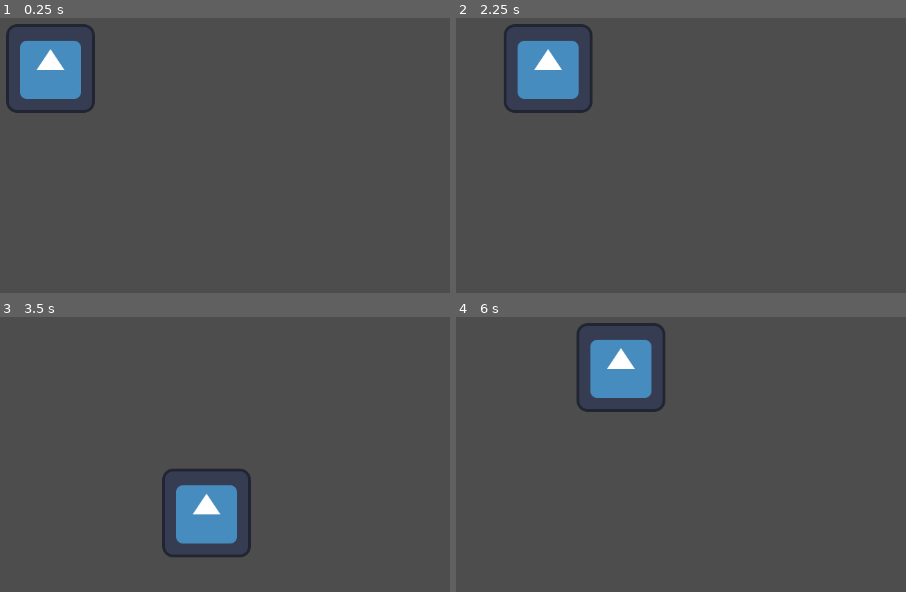
Above: before the commit, frames 1-4 (two rows, left to right).
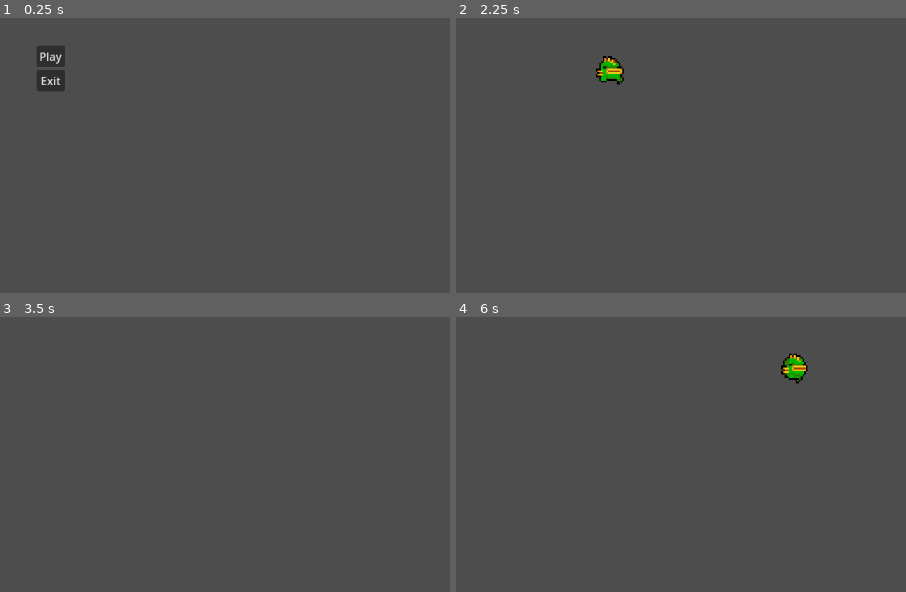
Above: after the commit, the same moments.

Repository: Tuzapeno/nuclear-throne-copy
Game: Godot game, scene res://Scenes/main_menu.tscn
The game is run twice, just before and just after one commit, with the same random seed, the same clock (stepped at 60 frames per second) and the same inputs. Before the commit the project starts from res://Scenes/world.tscn. The engine's default icon, where the game draws it, is replaced by a stand-in: a white triangle on a blue panel in a dark square.
Inputs (mouse positions are in pixels of both pictures, inside the frame that each line leads up to):
- Up to frame 1 (0.25 s): no input
- Up to frame 2 (2.25 s): click (505, 56) at 0.5 s, where only the run after the commit has a clickable "Play"; click (505, 67) at 1.27 s; hold D (move_right) from 2.03 s (still down)
- Up to frame 3 (3.5 s): release D (move_right) at 2.78 s; hold S (move_down) from 2.78 s (still down)
- Up to frame 4 (6 s): release S (move_down) at 3.53 s; hold D (move_right) 3.53-4.28 s; hold W (move_up) 4.28-5.03 s; hold A (move_left) from 5.03 s (still down)

The runs differ from the first frame. In frame 1, 3.6% of the frame differs, in the area x 1-22%, y 2-35%; in frame 2, 4.1%, in the area x 10-38%, y 2-35%; in frame 3, 3.7%; in frame 4, 4.1%.

Commit message:
feat: :sparkles: Animate player character
Created animation handling inside player's code

Diff:
--- a/Scenes/character_selection.tscn
+++ b/Scenes/character_selection.tscn
@@ -1,7 +1,7 @@
 [gd_scene load_steps=3 format=3 uid="uid://birpcumdpahyo"]
 
 [ext_resource type="Script" path="res://Scripts/character_selection.gd" id="1_l6afl"]
-[ext_resource type="Texture2D" uid="uid://b2w60oedcchqe" path="res://Assets/fish_portrait.png" id="1_o1pey"]
+[ext_resource type="Texture2D" uid="uid://b2w60oedcchqe" path="res://Assets/Fish/fish_portrait.png" id="1_o1pey"]
 
 [node name="CharacterSelection" type="Control"]
 layout_mode = 3
--- a/Scenes/player.tscn
+++ b/Scenes/player.tscn
@@ -1,10 +1,97 @@
-[gd_scene load_steps=3 format=3 uid="uid://c3aj8ax6x1vqi"]
+[gd_scene load_steps=15 format=3 uid="uid://c3aj8ax6x1vqi"]
 
 [ext_resource type="Script" path="res://Scripts/player.gd" id="1_armlr"]
-[ext_resource type="Texture2D" uid="uid://cuoc22uevf21j" path="res://Assets/icon.svg" id="2_vaflx"]
+[ext_resource type="Texture2D" uid="uid://cvbji1g5m7w87" path="res://Assets/Fish/fish_spritesheet_idle.png" id="2_yci6p"]
+[ext_resource type="Texture2D" uid="uid://dgfmp2lrysnba" path="res://Assets/Fish/fish_spritesheet_walk.png" id="3_qrwpj"]
+
+[sub_resource type="AtlasTexture" id="AtlasTexture_3yhv6"]
+atlas = ExtResource("2_yci6p")
+region = Rect2(1, 0, 23, 21)
+
+[sub_resource type="AtlasTexture" id="AtlasTexture_f7jci"]
+atlas = ExtResource("2_yci6p")
+region = Rect2(29, 0, 23, 21)
+
+[sub_resource type="AtlasTexture" id="AtlasTexture_s8qx2"]
+atlas = ExtResource("2_yci6p")
+region = Rect2(57, 0, 23, 21)
+
+[sub_resource type="AtlasTexture" id="AtlasTexture_28wdh"]
+atlas = ExtResource("2_yci6p")
+region = Rect2(85, 0, 23, 21)
+
+[sub_resource type="AtlasTexture" id="AtlasTexture_1o34g"]
+atlas = ExtResource("3_qrwpj")
+region = Rect2(0, 0, 28, 24)
+
+[sub_resource type="AtlasTexture" id="AtlasTexture_ki33o"]
+atlas = ExtResource("3_qrwpj")
+region = Rect2(28, 0, 28, 24)
+
+[sub_resource type="AtlasTexture" id="AtlasTexture_c0qys"]
+atlas = ExtResource("3_qrwpj")
+region = Rect2(56, 0, 28, 24)
+
+[sub_resource type="AtlasTexture" id="AtlasTexture_ck4t4"]
+atlas = ExtResource("3_qrwpj")
+region = Rect2(84, 0, 28, 24)
+
+[sub_resource type="AtlasTexture" id="AtlasTexture_yjt3v"]
+atlas = ExtResource("3_qrwpj")
+region = Rect2(112, 0, 28, 24)
+
+[sub_resource type="AtlasTexture" id="AtlasTexture_380fe"]
+atlas = ExtResource("3_qrwpj")
+region = Rect2(140, 0, 28, 24)
+
+[sub_resource type="SpriteFrames" id="SpriteFrames_s1frk"]
+animations = [{
+"frames": [{
+"duration": 1.0,
+"texture": SubResource("AtlasTexture_3yhv6")
+}, {
+"duration": 1.0,
+"texture": SubResource("AtlasTexture_f7jci")
+}, {
+"duration": 1.0,
+"texture": SubResource("AtlasTexture_s8qx2")
+}, {
+"duration": 1.0,
+"texture": SubResource("AtlasTexture_28wdh")
+}],
+"loop": true,
+"name": &"idle",
+"speed": 10.0
+}, {
+"frames": [{
+"duration": 1.0,
+"texture": SubResource("AtlasTexture_1o34g")
+}, {
+"duration": 1.0,
+"texture": SubResource("AtlasTexture_ki33o")
+}, {
+"duration": 1.0,
+"texture": SubResource("AtlasTexture_c0qys")
+}, {
+"duration": 1.0,
+"texture": SubResource("AtlasTexture_ck4t4")
+}, {
+"duration": 1.0,
+"texture": SubResource("AtlasTexture_yjt3v")
+}, {
+"duration": 1.0,
+"texture": SubResource("AtlasTexture_380fe")
+}],
+"loop": true,
+"name": &"walk",
+"speed": 10.0
+}]
 
 [node name="Player" type="CharacterBody2D"]
 script = ExtResource("1_armlr")
 
-[node name="Sprite2D" type="Sprite2D" parent="."]
-texture = ExtResource("2_vaflx")
+[node name="AnimatedSprite2D" type="AnimatedSprite2D" parent="."]
+sprite_frames = SubResource("SpriteFrames_s1frk")
+animation = &"walk"
+frame = 3
+frame_progress = 0.667524
--- a/Scenes/world.tscn
+++ b/Scenes/world.tscn
@@ -7,3 +7,4 @@
 [node name="Player" parent="." instance=ExtResource("1_dl60n")]
 
 [node name="Camera2D" type="Camera2D" parent="."]
+zoom = Vector2(2.525, 2.525)
--- a/Scripts/character_selection.gd
+++ b/Scripts/character_selection.gd
@@ -1,5 +1,6 @@
 extends Control
 
+@onready var worldScene: PackedScene = preload("res://Scenes/world.tscn")
 
 # Called when the node enters the scene tree for the first time.
 func _ready() -> void:
@@ -13,3 +14,4 @@
 
 func _on_fish_button_pressed() -> void:
 	print("Fish was selected!!")
+	SceneManager.change_scene(worldScene, "World Scene")
--- a/Scripts/player.gd
+++ b/Scripts/player.gd
@@ -1,4 +1,6 @@
 extends CharacterBody2D
+
+@onready var animsprite2D = $AnimatedSprite2D
 
 
 const SPEED: float = 300.0
@@ -14,4 +16,12 @@
 
   velocity = movement * SPEED
 
+  handle_animations()
   move_and_slide()
+
+
+func handle_animations() -> void:
+  if velocity.length() > 0:
+    animsprite2D.play("walk")
+  else:
+    animsprite2D.play("idle")
--- a/project.godot
+++ b/project.godot
@@ -11,7 +11,7 @@
 [application]
 
 config/name="Nuclear Throne Copy"
-run/main_scene="res://Scenes/world.tscn"
+run/main_scene="res://Scenes/main_menu.tscn"
 config/features=PackedStringArray("4.3", "Forward Plus")
 config/icon="res://Assets/icon.svg"
 
Renamed: Assets/fish_portrait.png -> Assets/Fish/fish_portrait.png
Not shown, changed: Assets/Fish/fish_portrait.png.import
Renamed: Assets/fish_spritesheet_idle.png -> Assets/Fish/fish_spritesheet_idle.png
Not shown, changed: Assets/Fish/fish_spritesheet_idle.png.import
Binary file added: Assets/Fish/fish_spritesheet_walk.png
Not shown, added: Assets/Fish/fish_spritesheet_walk.png.import
